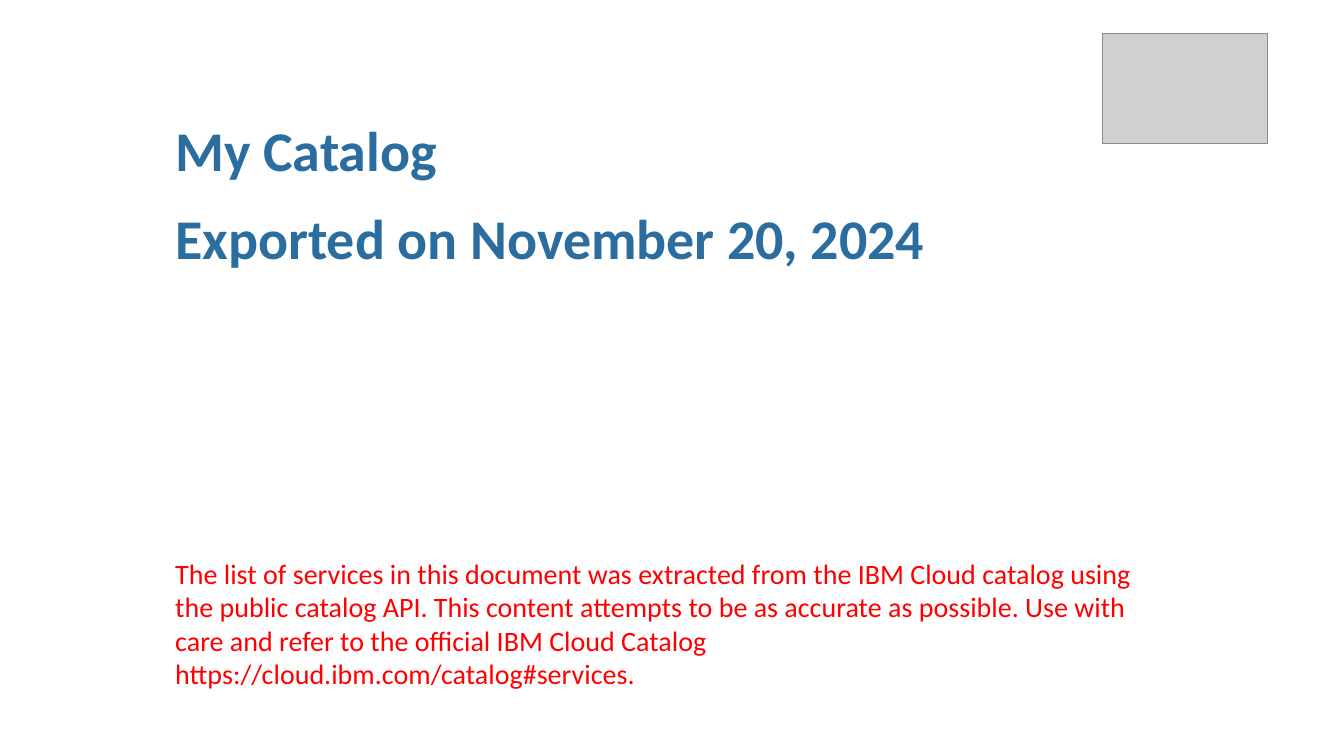
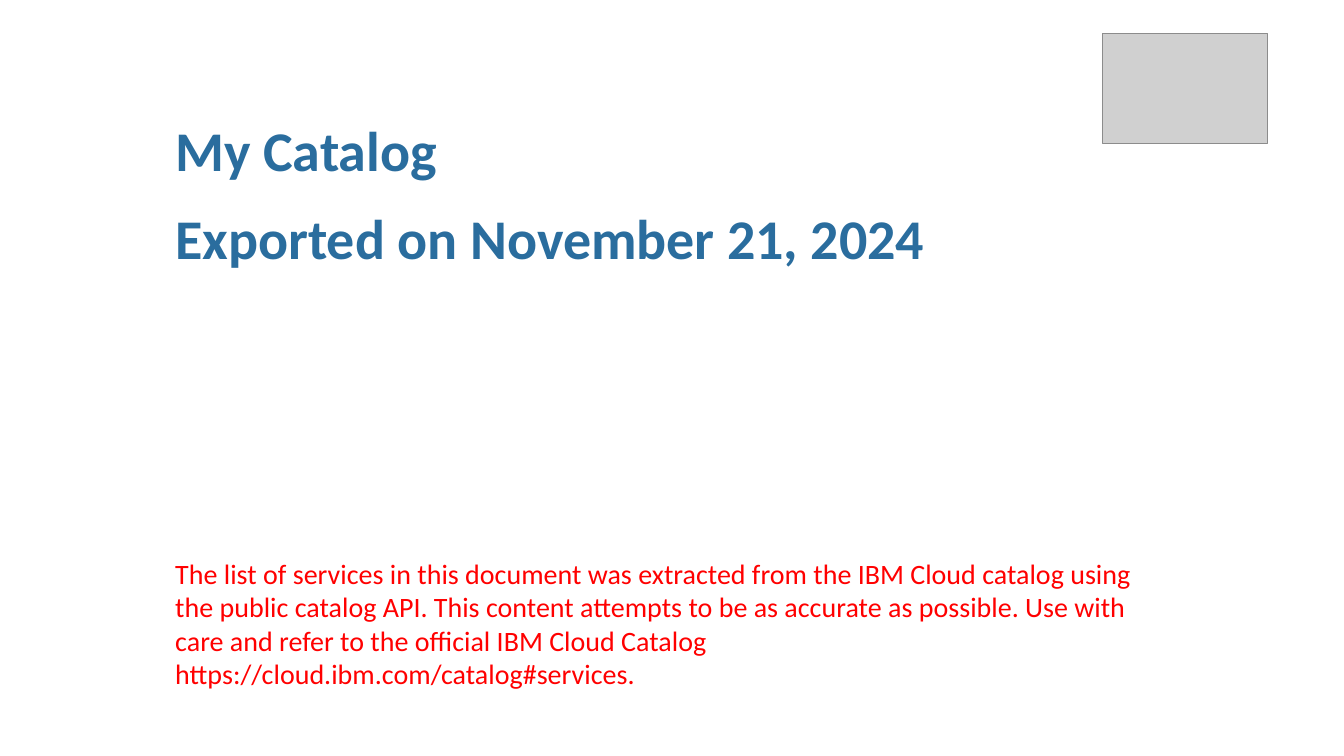
Before and after one commit to l2fprod/mycatalog, a slide deck: slide 1 of docs/generated/mycatalog.pptx. Drawn at 1344x756 pixels with LibreOffice and Linux fonts; fonts in the diff are those of the drawing; grey boxes stand for pictures. Boxes give left, top, right and bottom in pixels: in the first picture for what was removed or moved away, otherwise in the second. Text is boxed around its words. In the diff, an @@ line names an element or a change of style, - is before the commit and + after.

```diff
--- a/docs/generated/mycatalog.pptx
+++ b/docs/generated/mycatalog.pptx
@@ text at [175, 219, 924, 268]: text changed @@
-Exported on November 20, 2024
+Exported on November 21, 2024
```
Also in this commit, not shown: 7 other files.
